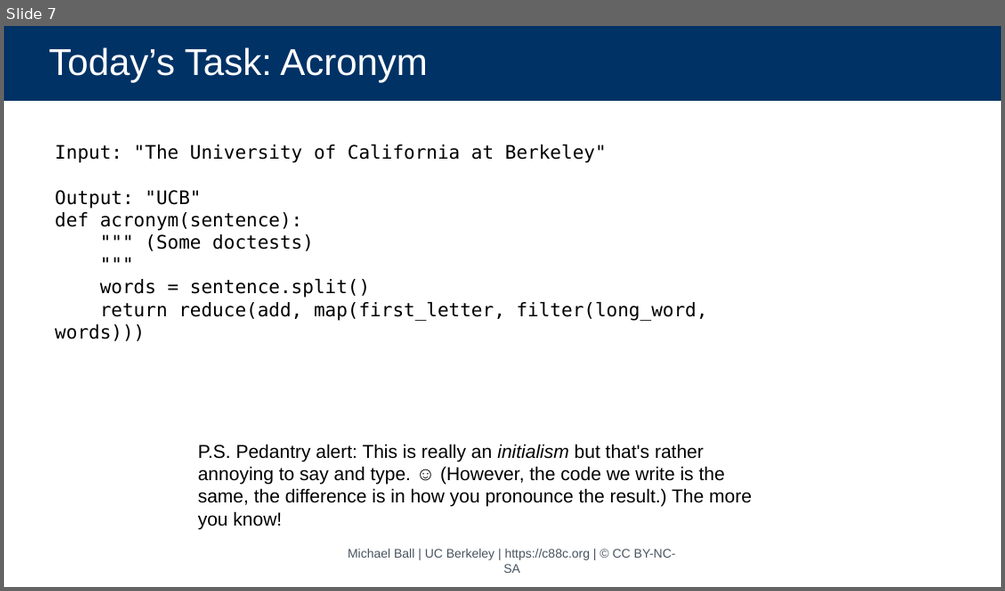
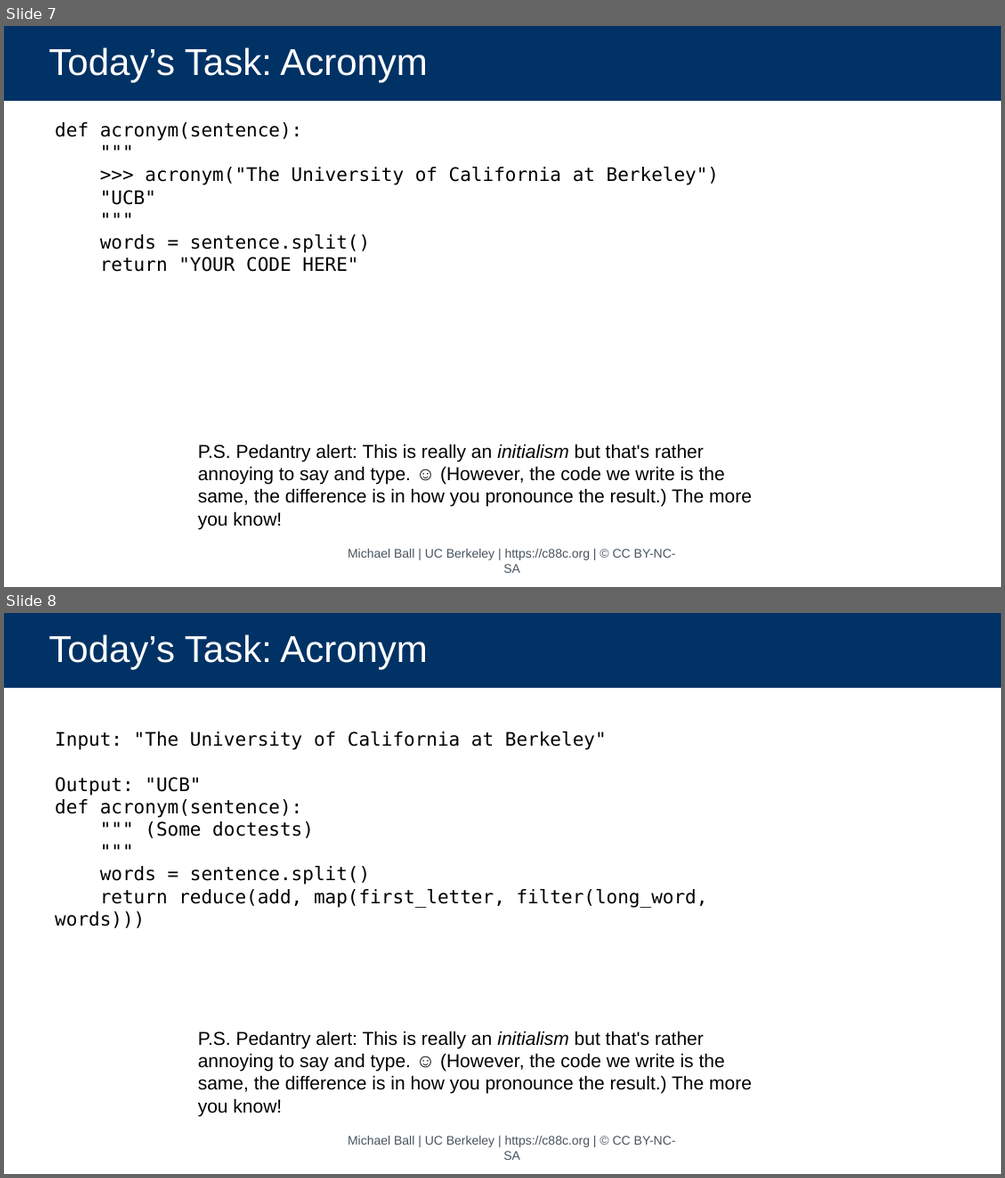
Before and after one commit to cs88-website/sp24, a slide deck: assets/slides/sp24/07-HOFs_Environments.pptx. Shown one above the other, each under a label of ours: slide 7 before the commit, slides 7 and 8 after it. The pictures are 1005x591 and 1005x1178 pixels, drawn with LibreOffice and Linux fonts; fonts in the diff are those of the drawing. Boxes give left, top, right and bottom in pixels: in the first picture for what was removed or moved away, otherwise in the second. Text is boxed around its words. In the diff, an @@ line names an element or a change of style, - is before the commit and + after.

```diff
--- a/assets/slides/sp24/07-HOFs_Environments.pptx
+++ b/assets/slides/sp24/07-HOFs_Environments.pptx
@@ slide 7 added at [4,26,1001,587], background #FFFFFF @@
@@ title added at [4,26,1001,101], fill #003265, 36 pt, text #FFFFFF @@
+Today’s Task: Acronym
@@ text added at [55,122,719,272], 18 pt, text #000000 @@
+def acronym(sentence):
+"""
+>>> acronym("The University of California at Berkeley")
+"UCB"
+"""
+words = sentence.split()
+return "YOUR CODE HERE"
@@ text added at [198,443,752,529], 18 pt, text #000000 @@
+P.S. Pedantry alert: This is really an initialism but that's rather annoying to say and type. ☺ (However, the code we write is the same, the difference is in how you pronounce the result.) The more you know!
@@ text added at [348,548,676,572], 12 pt, text #46535E @@
+Michael Ball | UC Berkeley | https://c88c.org | © CC BY-NC-SA
@@ what was slide 7 is now slide 8 @@
```
Also in this commit, not shown: 4 other files.
